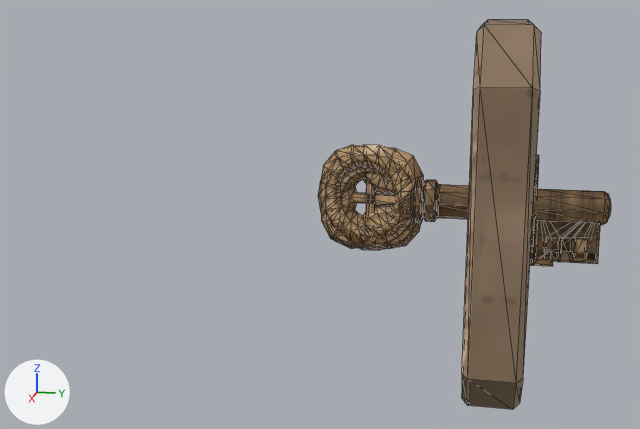
An edit to the glTF model godot/project/assets/forest_rescue/props/lf_artifact_bone_key.glb, drawn before and after from the same camera.
One viewpoint serves both versions: a camera (50 mm lens) standing at (0.591, -0.024, 0.135) and looking at (0.001, -0.142, -0.013). Arrows for +X, +Y and +Z are at lower left; the lights stay in place. The picture after the commit comes second. Mesh edges are drawn as thin lines. Objects named as collision shapes, trigger or cutter boxes, shadow casters or lower levels of detail are left out. Where no turn or scale is listed for an object, it has been applied to the vertices.

The older version as bpy lines, for what is in view:
```python
ob_lf_artifact_bone_key_socket_lod0 = bpy.data.objects.new('lf_artifact_bone_key_socket_LOD0', me_lf_artifact_bone_key_socket_lod0)
ob_lf_artifact_bone_key_socket_lod0.location = (0.0, 0.0, 0.0)
ob_lf_artifact_bone_key_v1_lod0 = bpy.data.objects.new('lf_artifact_bone_key_v1_LOD0', me_lf_artifact_bone_key_v1_lod0)
ob_lf_artifact_bone_key_v1_lod0.location = (0.0, 0.0, 0.0)
ob_lf_artifact_bone_key_v2_lod0 = bpy.data.objects.new('lf_artifact_bone_key_v2_LOD0', me_lf_artifact_bone_key_v2_lod0)
ob_lf_artifact_bone_key_v2_lod0.location = (0.0, 0.0, 0.0)
ob_lf_artifact_bone_key_v3_lod0 = bpy.data.objects.new('lf_artifact_bone_key_v3_LOD0', me_lf_artifact_bone_key_v3_lod0)
ob_lf_artifact_bone_key_v3_lod0.location = (0.0, 0.0, 0.0)
```
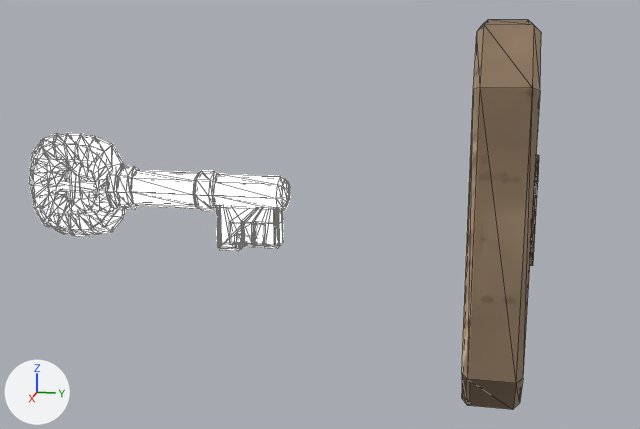
Patch to the scene script:
```diff
--- a/godot/project/assets/forest_rescue/props/lf_artifact_bone_key.glb.py
+++ b/godot/project/assets/forest_rescue/props/lf_artifact_bone_key.glb.py
@@ mat_lf_artifact_bone_key_glow @@
+mat_lf_artifact_bone_key_glow = principled_material('lf_artifact_bone_key_glow')
+mat_lf_artifact_bone_key_glow.base_color = (1.0, 0.92, 0.7)  # pale yellow #fff6da
+mat_lf_artifact_bone_key_glow.roughness = 0.4
+mat_lf_artifact_bone_key_glow.emission_color = (1.0, 0.92, 0.7)  # pale yellow #fff6da
+mat_lf_artifact_bone_key_glow.emission_strength = 3.0
@@ me_lf_artifact_bone_key_v3_lod0_001 @@
+me_lf_artifact_bone_key_v3_lod0_001.from_pydata(...)  # 487 vertices, 636 faces; spans x -0.017..0.017, y -0.143..0.053, z -0.041..0.037
+me_lf_artifact_bone_key_v3_lod0_001.materials.append(mat_lf_artifact_bone_key_glow)  # pale yellow #fff6da, glowing pale yellow #fff6da
@@ me_lf_artifact_bone_key_v2_lod0_001 @@
+me_lf_artifact_bone_key_v2_lod0_001.from_pydata(...)  # 535 vertices, 692 faces; spans x -0.017..0.017, y -0.139..0.053, z -0.038..0.038
+me_lf_artifact_bone_key_v2_lod0_001.materials.append(mat_lf_artifact_bone_key_glow)  # pale yellow #fff6da, glowing pale yellow #fff6da
@@ me_lf_artifact_bone_key_v1_lod0_001 @@
+me_lf_artifact_bone_key_v1_lod0_001.from_pydata(...)  # 451 vertices, 612 faces; spans x -0.017..0.017, y -0.145..0.053, z -0.038..0.038
+me_lf_artifact_bone_key_v1_lod0_001.materials.append(mat_lf_artifact_bone_key_glow)  # pale yellow #fff6da, glowing pale yellow #fff6da
@@ ob_lf_artifact_bone_key_v1_lod0 @@
 ob_lf_artifact_bone_key_v1_lod0 = bpy.data.objects.new('lf_artifact_bone_key_v1_LOD0', me_lf_artifact_bone_key_v1_lod0)
-ob_lf_artifact_bone_key_v1_lod0.location = (0.0, 0.0, 0.0)
+ob_lf_artifact_bone_key_v1_lod0.location = (0.0, -0.2171, 0.0)
@@ ob_lf_artifact_bone_key_v2_lod0 @@
 ob_lf_artifact_bone_key_v2_lod0 = bpy.data.objects.new('lf_artifact_bone_key_v2_LOD0', me_lf_artifact_bone_key_v2_lod0)
-ob_lf_artifact_bone_key_v2_lod0.location = (0.0, 0.0, 0.0)
+ob_lf_artifact_bone_key_v2_lod0.location = (0.0, -0.2171, 0.0)
@@ ob_lf_artifact_bone_key_v3_lod0 @@
 ob_lf_artifact_bone_key_v3_lod0 = bpy.data.objects.new('lf_artifact_bone_key_v3_LOD0', me_lf_artifact_bone_key_v3_lod0)
-ob_lf_artifact_bone_key_v3_lod0.location = (0.0, 0.0, 0.0)
+ob_lf_artifact_bone_key_v3_lod0.location = (0.0, -0.2171, 0.0)
@@ ob_lf_artifact_bone_key_v3_glow @@
+ob_lf_artifact_bone_key_v3_glow = bpy.data.objects.new('lf_artifact_bone_key_v3_glow', me_lf_artifact_bone_key_v3_lod0_001)
+ob_lf_artifact_bone_key_v3_glow.location = (0.0, -0.2171, 0.0)
@@ ob_lf_artifact_bone_key_v2_glow @@
+ob_lf_artifact_bone_key_v2_glow = bpy.data.objects.new('lf_artifact_bone_key_v2_glow', me_lf_artifact_bone_key_v2_lod0_001)
+ob_lf_artifact_bone_key_v2_glow.location = (0.0, -0.2171, 0.0)
@@ ob_lf_artifact_bone_key_v1_glow @@
+ob_lf_artifact_bone_key_v1_glow = bpy.data.objects.new('lf_artifact_bone_key_v1_glow', me_lf_artifact_bone_key_v1_lod0_001)
+ob_lf_artifact_bone_key_v1_glow.location = (0.0, -0.2171, 0.0)
```

Changed parts and their boxes [x1, y1, x2, y2] in the pictures (640 x 429 px):
'lf_artifact_bone_key_v2_glow', added (pale yellow): after [40, 133, 290, 248]
'lf_artifact_bone_key_v2_LOD0', moved (mostly hidden afterwards): before [333, 145, 611, 264]; after [246, 210, 280, 246]
'lf_artifact_bone_key_v1_LOD0', moved (mostly hidden afterwards): before [318, 145, 598, 264]; after [240, 229, 275, 246]
'lf_artifact_bone_key_v1_glow', added (pale yellow): after [29, 133, 280, 248]
'lf_artifact_bone_key_v3_LOD0', moved (mostly hidden afterwards): before [321, 148, 601, 266]; after [219, 212, 279, 249]
'lf_artifact_bone_key_v3_glow', added: after [31, 136, 283, 251]
